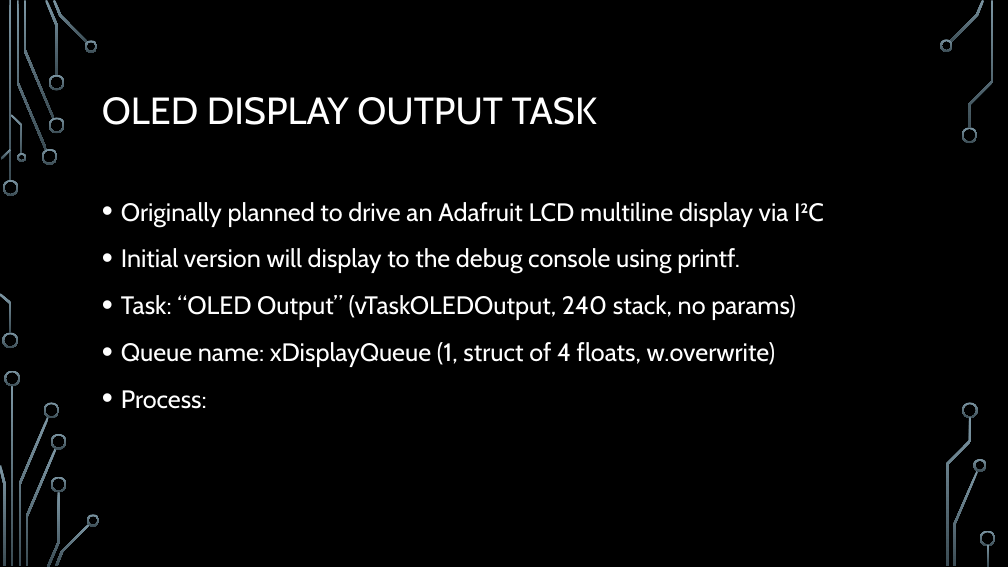
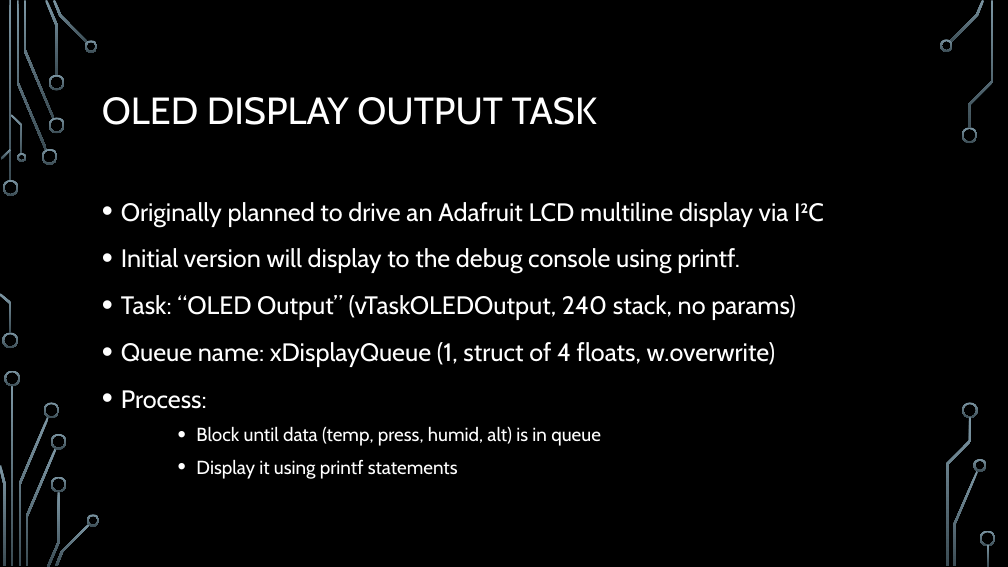
Before and after one commit to EmbeddedSystemClass/FinalProject5381, a slide deck: slide 30 of Final Project 5381.pptx (slide 29 before the commit). Drawn at 1008x567 pixels with LibreOffice and Linux fonts; fonts in the diff are those of the drawing; background and template pictures are left out. Boxes give left, top, right and bottom in pixels: in the first picture for what was removed or moved away, otherwise in the second. Text is boxed around its words. In the diff, an @@ line names an element or a change of style, - is before the commit and + after.

```diff
--- a/Final Project 5381.pptx
+++ b/Final Project 5381.pptx
@@ text at bbox=[196, 426, 601, 479]: paragraphs added @@
+    • Block until data (temp, press, humid, alt) is in queue
+    • Display it using printf statements
```
Also in this commit, not shown: 3 other slides changed, 1 slide added.
